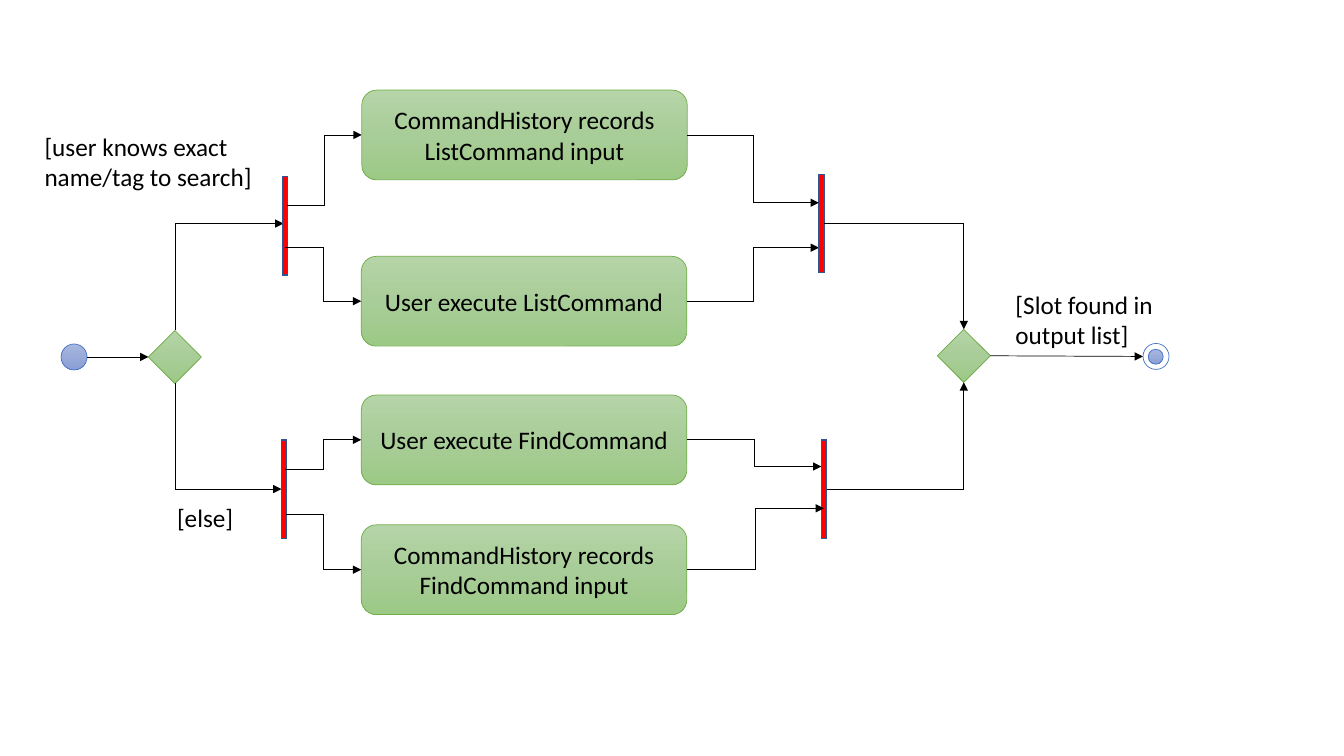
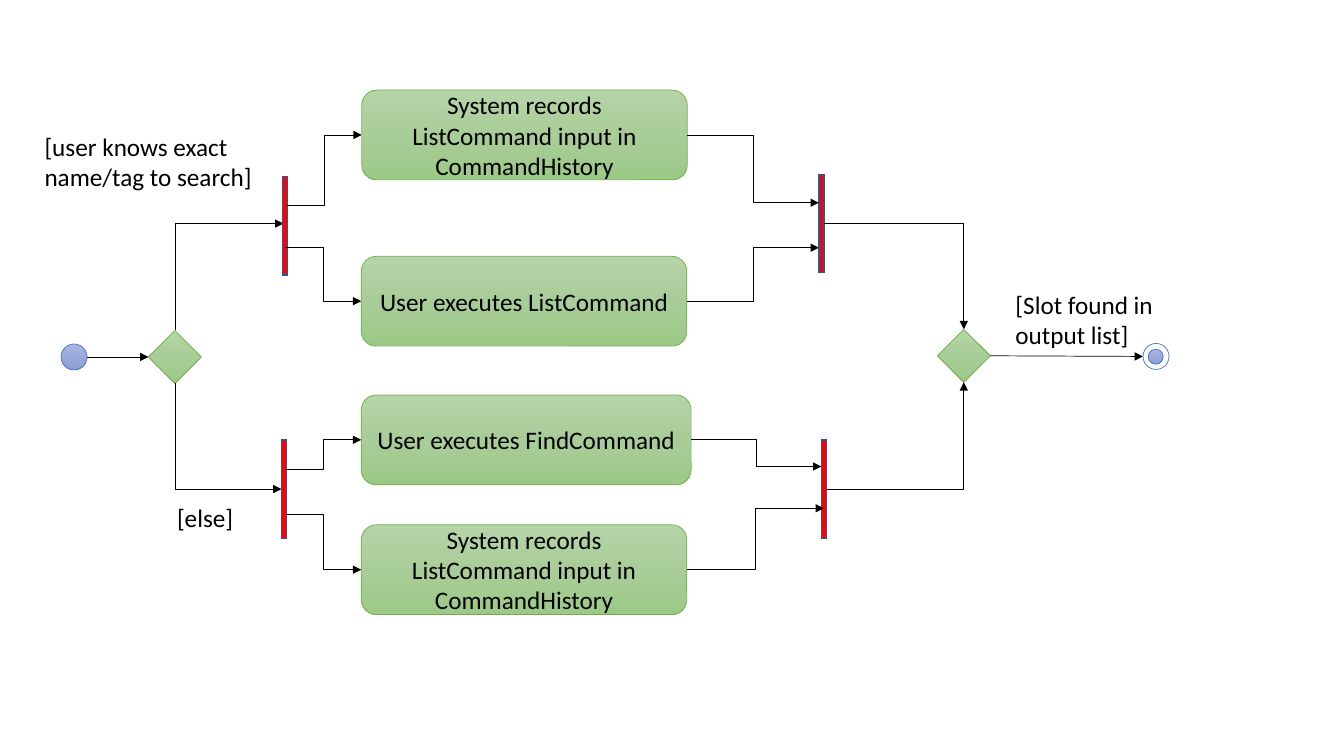
Before and after one commit to CS2113-AY1819S2-T08-3/main, a slide deck: slide 1 of docs/diagrams/FindListHistoryActivityDiagram.pptx. Drawn at 1344x756 pixels with LibreOffice and Linux fonts; fonts in the diff are those of the drawing. Boxes give left, top, right and bottom in pixels: in the first picture for what was removed or moved away, otherwise in the second. Text is boxed around its words. In the diff, an @@ line names an element or a change of style, - is before the commit and + after.

```diff
--- a/docs/diagrams/FindListHistoryActivityDiagram.pptx
+++ b/docs/diagrams/FindListHistoryActivityDiagram.pptx
@@ text in rounded rectangle at box(412, 96, 636, 181): text changed @@
-CommandHistory records ListCommand input
+System records ListCommand input in CommandHistory
@@ text in rounded rectangle at box(380, 293, 668, 311): text changed @@
-User execute ListCommand
+User executes ListCommand
@@ rounded rectangle "User executes FindCommand": place and size @@
-rounded rectangle "User executes FindCommand" at box(361, 395, 687, 485)
+rounded rectangle "User executes FindCommand" at box(361, 395, 691, 485)
@@ text in rounded rectangle at box(377, 431, 674, 449): text changed @@
-User execute FindCommand
+User executes FindCommand
@@ elbow arrow moved from (687, 440) - (822, 467) to (692, 440) - (822, 467) @@
@@ text in rounded rectangle at box(412, 531, 636, 616): text changed @@
-CommandHistory records FindCommand input
+System records ListCommand input in CommandHistory
```
Also in this commit, not shown: 7 other files.
